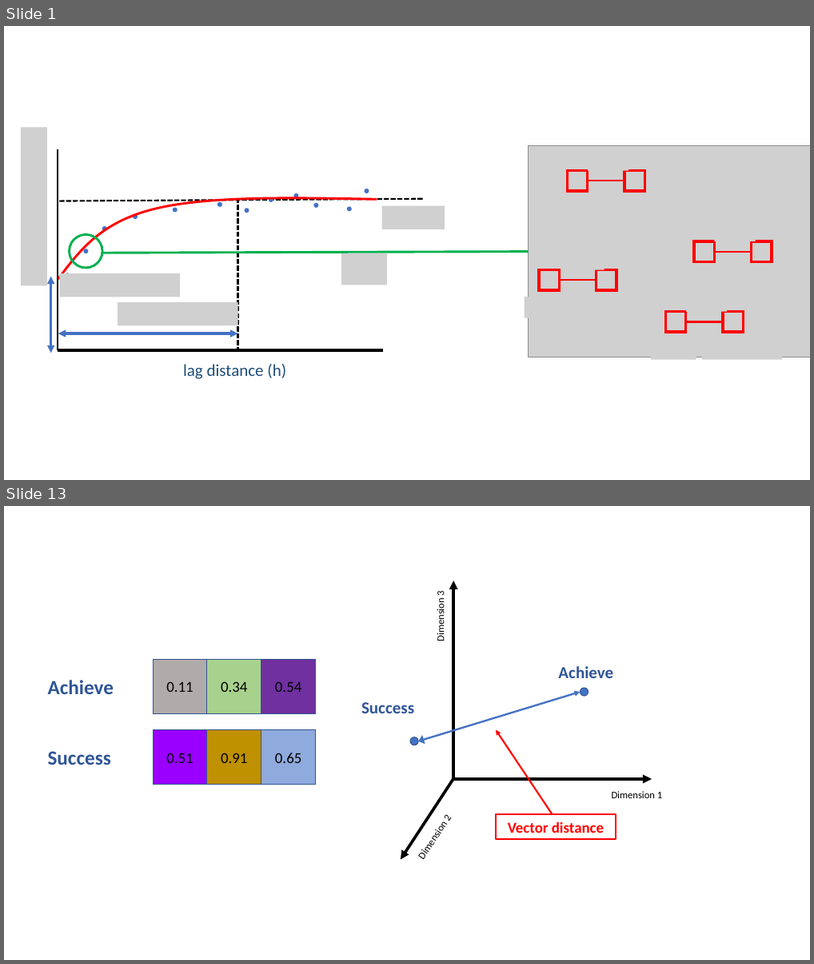
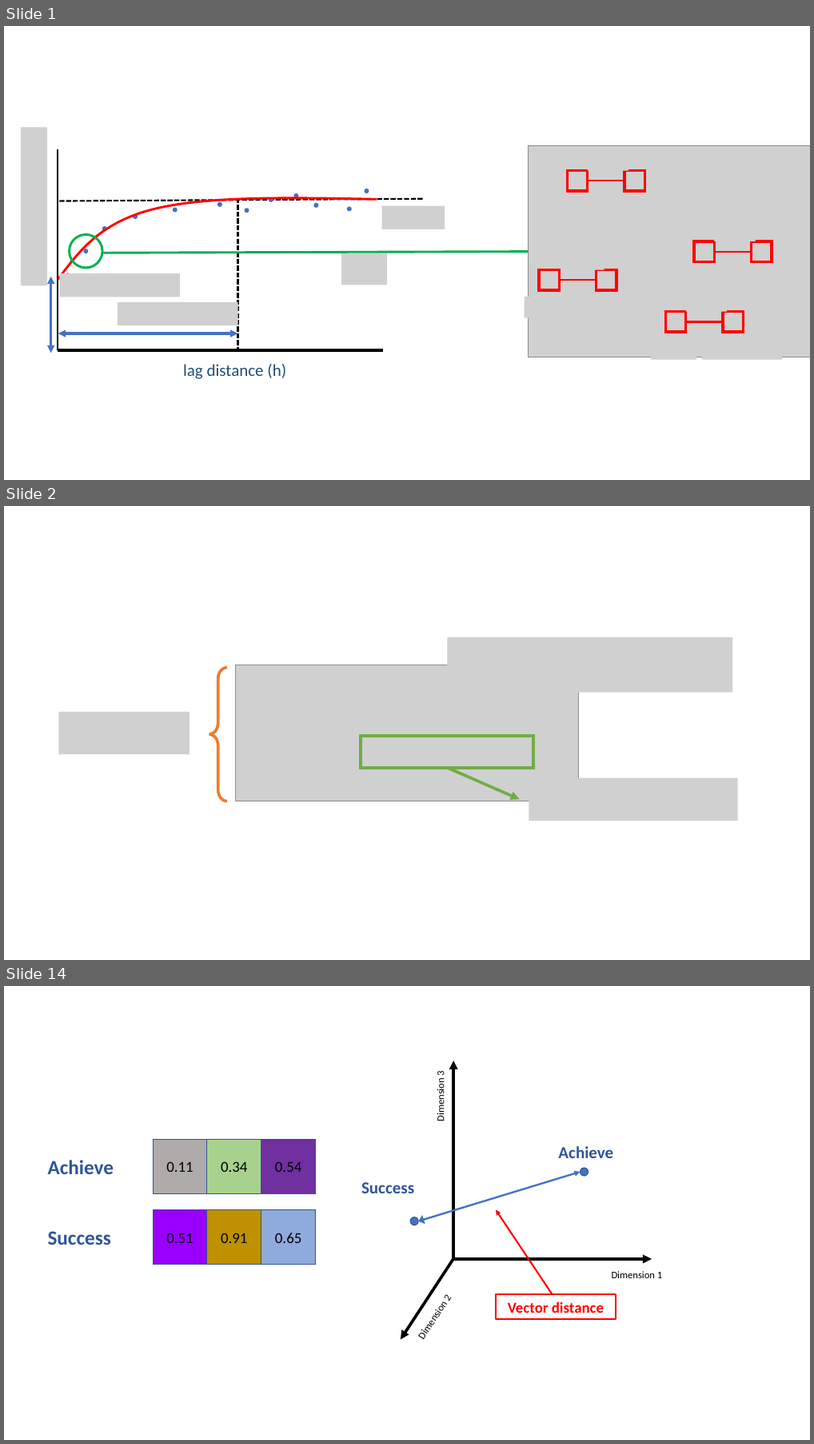
Before and after one commit to aegis4048/aegis4048.github.io-source, a slide deck: content/downloads/notebooks/spatial.pptx. Shown one above the other, each under a label of ours: slides 1 and 13 before the commit, slides 1, 2 and 14 after it; the slides between them are not shown. The pictures are 814x964 and 814x1444 pixels, drawn with LibreOffice and Linux fonts; fonts in the diff are those of the drawing; grey boxes stand for pictures. Boxes give left, top, right and bottom in pixels: in the first picture for what was removed or moved away, otherwise in the second. Text is boxed around its words. In the diff, an @@ line names an element or a change of style, - is before the commit and + after.

```diff
--- a/content/downloads/notebooks/spatial.pptx
+++ b/content/downloads/notebooks/spatial.pptx
@@ slide 2 added at (x1=4, y1=506, x2=810, y2=960), background #FFFFFF @@
@@ picture added at (x1=447, y1=637, x2=733, y2=692) @@
@@ left brace added at (x1=209, y1=668, x2=226, y2=801), outline #ED7D31 3.5 pt @@
@@ picture added at (x1=236, y1=664, x2=579, y2=800) @@
@@ picture added at (x1=59, y1=712, x2=190, y2=755) @@
@@ rectangle added at (x1=361, y1=736, x2=534, y2=768), outline #70AD47 3.5 pt @@
@@ arrow added from (447, 768) to (520, 800), #70AD47 3.5 pt @@
@@ picture added at (x1=529, y1=778, x2=738, y2=820) @@
@@ what was slide 13 is now slide 14 @@
```
Also in this commit, not shown: 6 slides changed, 7 other slides added, 7 slides removed, 17 other files.
